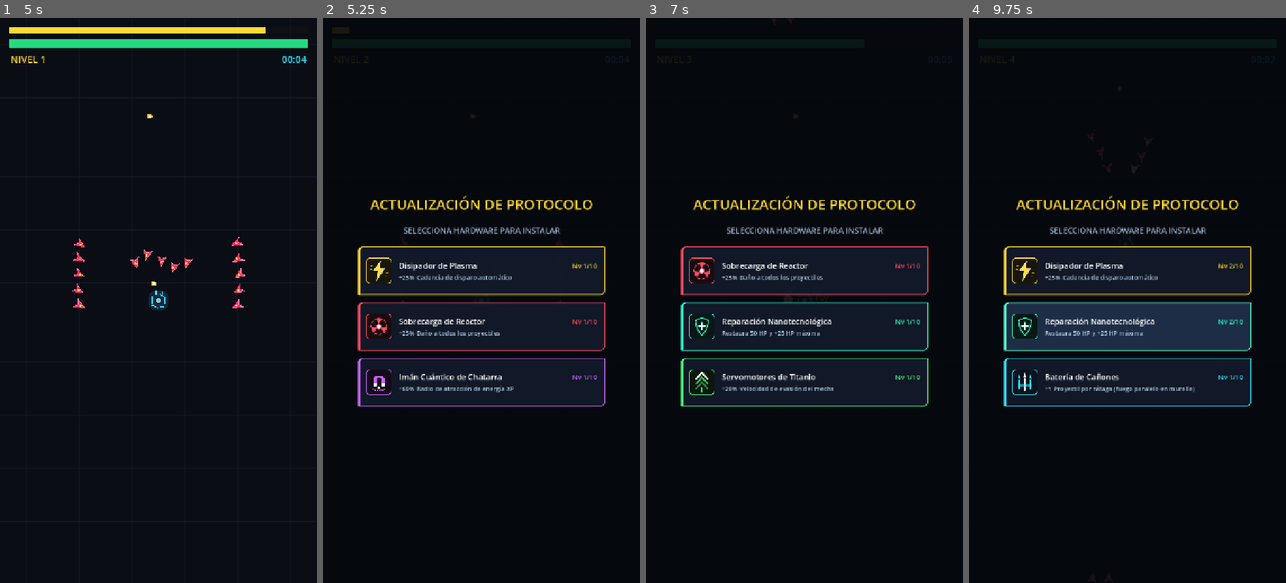
Above: before the commit, frames 1-4 (left to right).
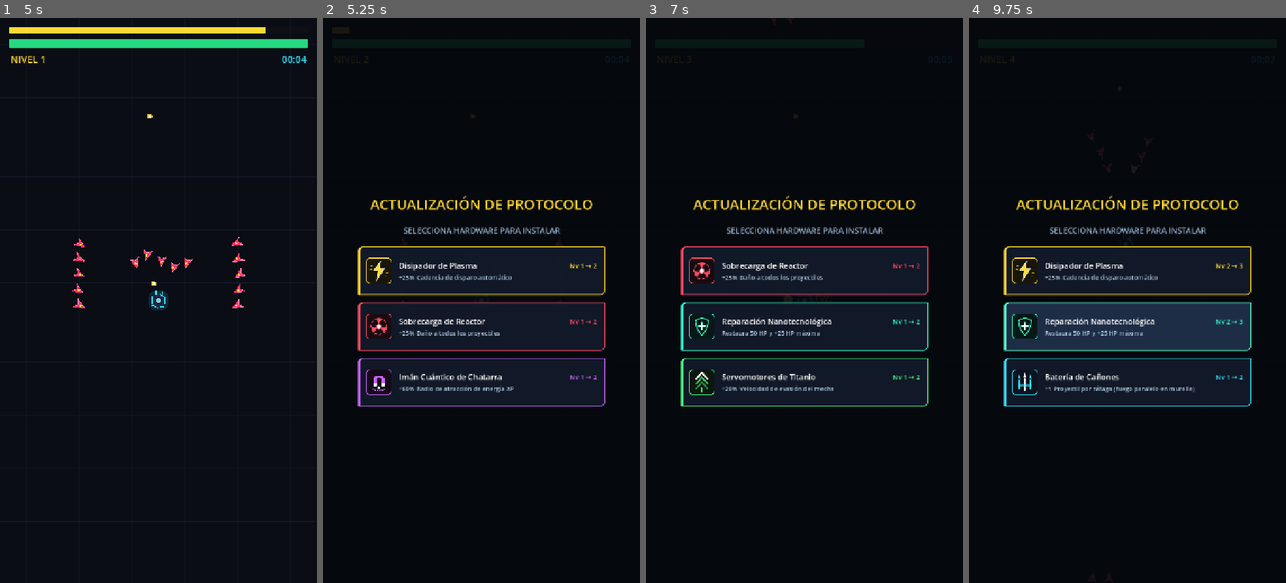
Above: after the commit, the same moments.

Repository: jonathanduranr/mecha-protocol
Game: Godot game, scene res://scenes/main.tscn
Same seed, same stepped clock (60 frames per second), same inputs: the game is played once before the commit and once after it. Sound files missing from this copy of the repository are replaced by a short silence.
Inputs (mouse positions are in pixels of both pictures, inside the frame that each line leads up to):
- Up to frame 1 (5 s): click "[ ▶ JUGAR ]" at 0.5 s; tap Enter at 1.25 s; move the mouse to (228, 272) at 1.27 s; click (228, 272) at 1.42 s; move the mouse to (95, 328) at 2.02 s; click (95, 328) at 2.17 s; move the mouse to (190, 176) at 2.77 s; click (190, 176) at 2.92 s; move the mouse to (142, 413) at 3.52 s; click (142, 413) at 3.67 s; move the mouse to (253, 385) at 4.27 s; click (253, 385) at 4.42 s
- Up to frame 2 (5.25 s): move the mouse to (386, 215) at 5.02 s; click (386, 215) at 5.17 s
- Up to frame 3 (7 s): click (804, 272) at 5.77 s; move the mouse to (820, 300) at 6.52 s; click (820, 300) at 6.67 s
- Up to frame 4 (9.75 s): click (1127, 328) at 7.27 s; move the mouse to (1079, 159) at 8.02 s; click (1079, 159) at 8.17 s; move the mouse to (1197, 272) at 8.77 s; click (1197, 272) at 8.92 s; move the mouse to (1064, 328) at 9.52 s; click (1064, 328) at 9.67 s

Frame 1 is identical in both runs. In frame 2, 0.2% of the frame differs, in the area x 78-87%, y 43-64%; in frame 3, 0.2%; in frame 4, 0.2%.

Commit message:
fix(progression): power levels start at 1, max at 10 (never 11), with clear Nv X -> Y (MAX) display

Diff:
--- a/scripts/hud.gd
+++ b/scripts/hud.gd
@@ -44,12 +44,12 @@
 
 const MAX_UPGRADE_LEVEL: int = 10
 var upgrade_levels: Dictionary = {
-	"multi_shot": 0,
-	"damage_boost": 0,
-	"fire_rate": 0,
-	"speed_boost": 0,
-	"magnet_boost": 0,
-	"repair_hull": 0
+	"multi_shot": 1,
+	"damage_boost": 1,
+	"fire_rate": 1,
+	"speed_boost": 1,
+	"magnet_boost": 1,
+	"repair_hull": 1
 }
 
 var archetype_upgrades := [
@@ -169,7 +169,7 @@
 	# Filtrar habilidades que aún no alcanzan el nivel 10
 	var available_pool: Array = []
 	for opt in archetype_upgrades:
-		var cur_lvl: int = upgrade_levels.get(opt["id"], 0)
+		var cur_lvl: int = upgrade_levels.get(opt["id"], 1)
 		if cur_lvl < MAX_UPGRADE_LEVEL:
 			available_pool.append(opt)
 
@@ -258,9 +258,13 @@
 		header_hbox.add_child(title_label)
 
 		if opt["id"] != "emergency_repair":
-			var next_lvl: int = upgrade_levels.get(opt["id"], 0) + 1
+			var cur_lvl: int = upgrade_levels.get(opt["id"], 1)
+			var next_lvl: int = cur_lvl + 1
 			var level_label_card := Label.new()
-			level_label_card.text = "Nv %d/%d" % [next_lvl, MAX_UPGRADE_LEVEL]
+			if next_lvl >= MAX_UPGRADE_LEVEL:
+				level_label_card.text = "Nv %d → %d (MÁX)" % [cur_lvl, next_lvl]
+			else:
+				level_label_card.text = "Nv %d → %d" % [cur_lvl, next_lvl]
 			level_label_card.add_theme_font_size_override("font_size", 15)
 			level_label_card.add_theme_color_override("font_color", opt["color"])
 			level_label_card.mouse_filter = Control.MOUSE_FILTER_IGNORE
@@ -282,8 +286,14 @@
 		cards_container.add_child(btn)
 
 func _on_card_selected(upgrade_id: String) -> void:
+	for child in cards_container.get_children():
+		if child is Button:
+			child.disabled = true
+
 	if upgrade_id != "emergency_repair":
-		upgrade_levels[upgrade_id] = upgrade_levels.get(upgrade_id, 0) + 1
+		var cur: int = upgrade_levels.get(upgrade_id, 1)
+		upgrade_levels[upgrade_id] = min(cur + 1, MAX_UPGRADE_LEVEL)
+
 	upgrade_panel.visible = false
 	get_tree().paused = false
 	emit_signal("upgrade_selected", upgrade_id)
Not shown, changed: export_presets.cfg
Not shown, changed: builds/web/index.html
Not shown, changed: builds/web/index.pck
